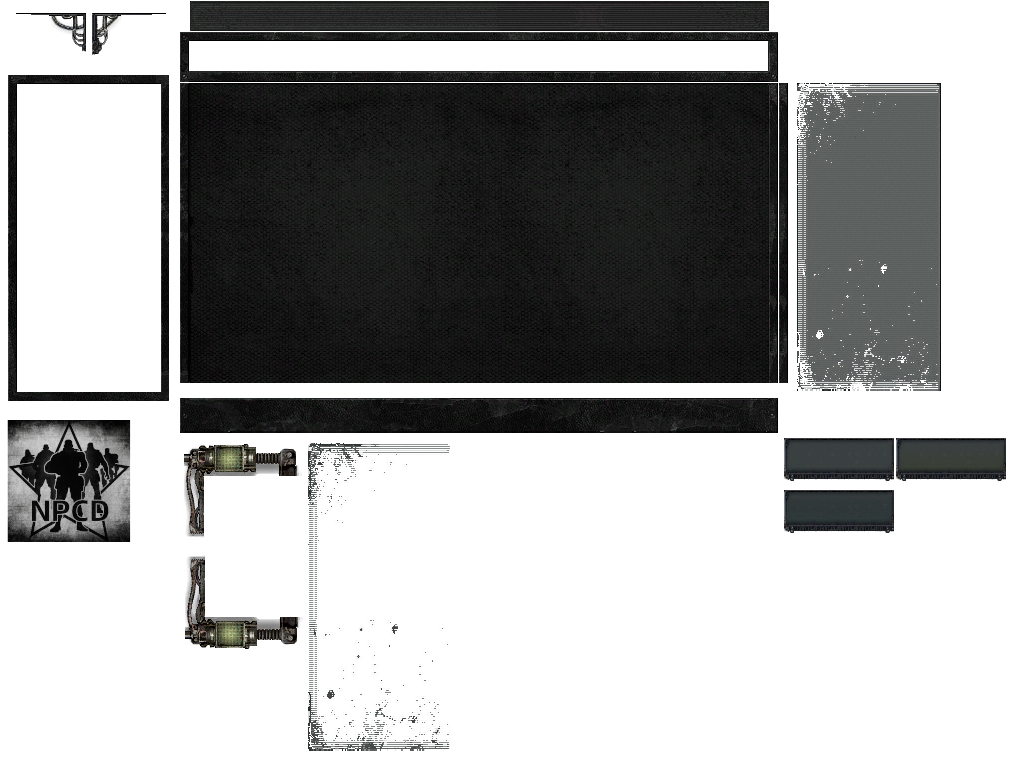
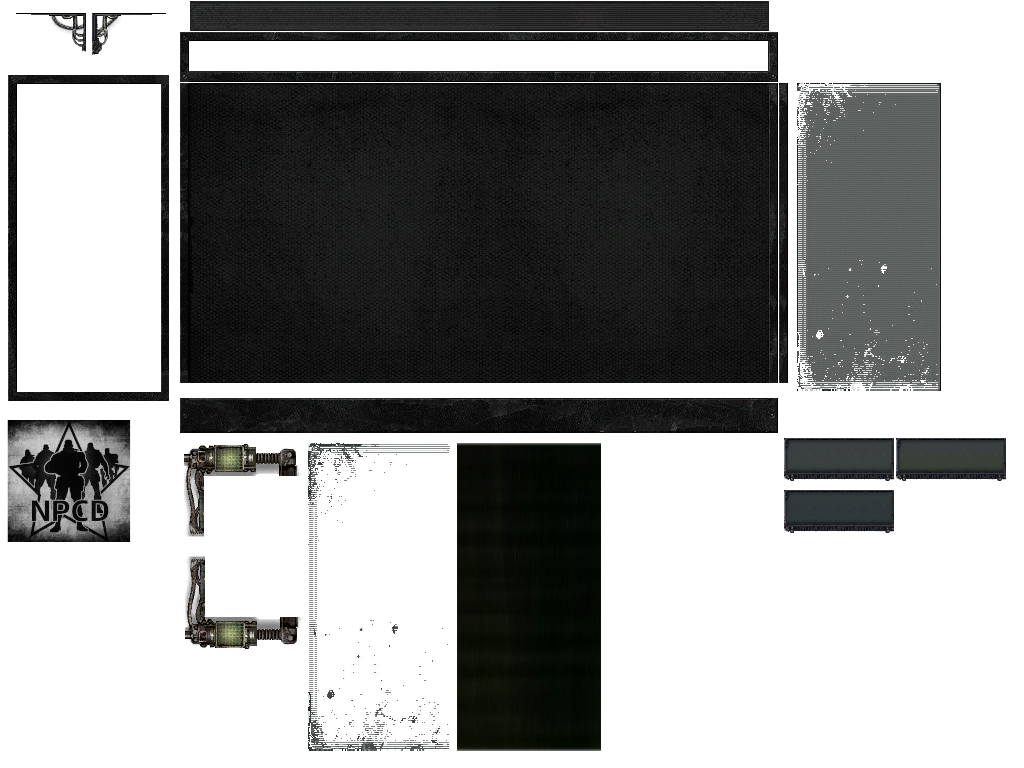
Layers edited between the first and the second 1024px x 768px image:
added layer "Pasted Layer copy" above "vertical scroller" over [457, 443, 601, 751]